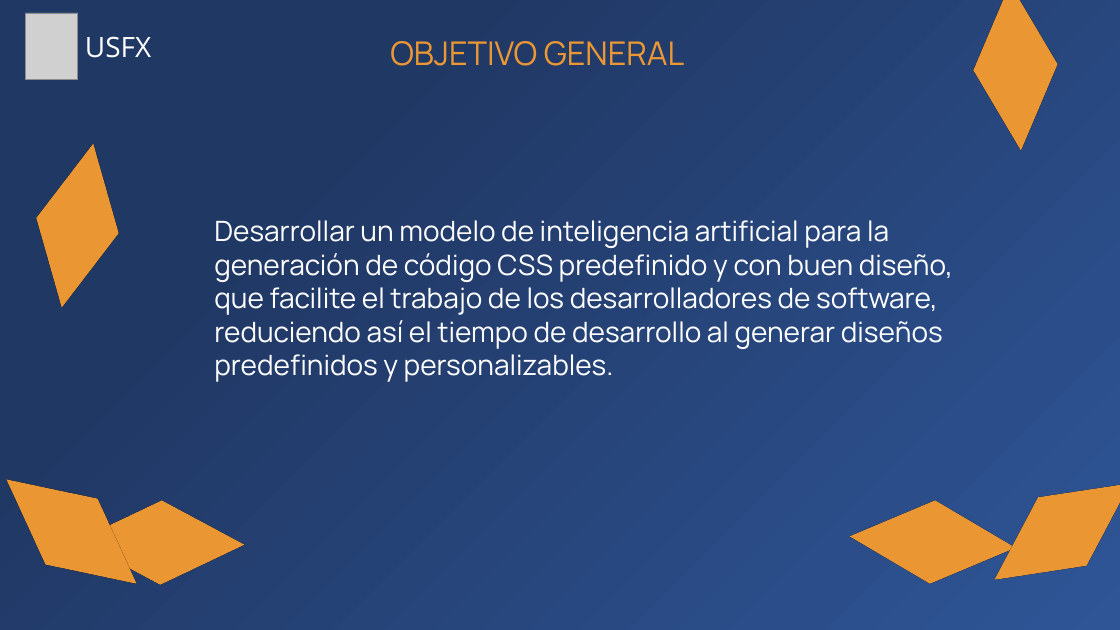
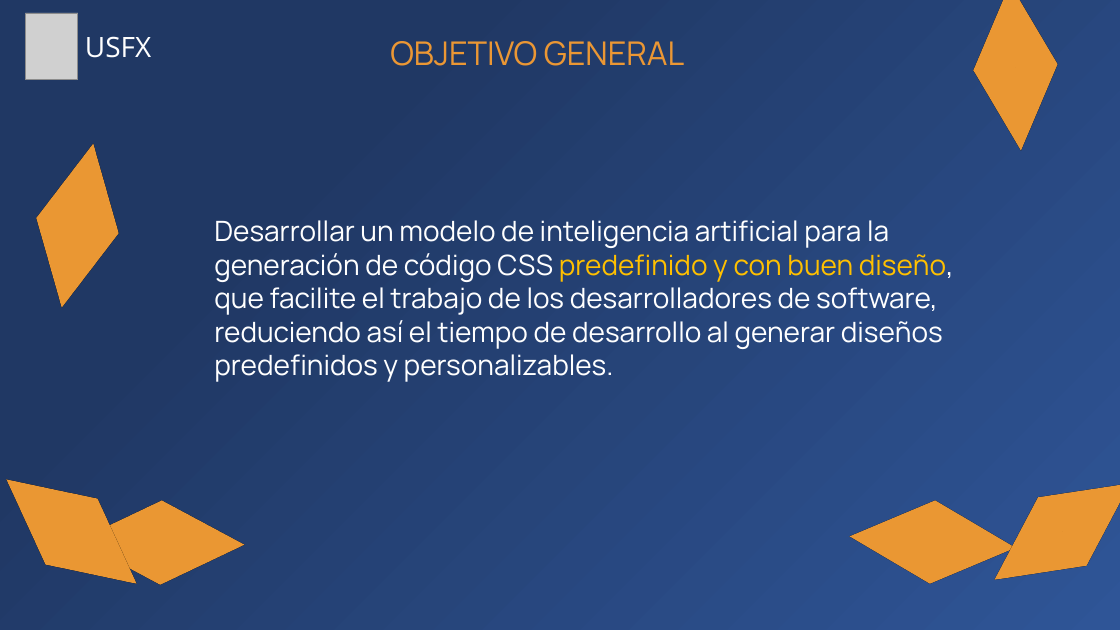
Before and after one commit to Zelechos/Generador-Css, a slide deck: slide 15 of documents/Presentación de Perfil - Modelo Generador CSS.pptx. Drawn at 1120x630 pixels with LibreOffice and Linux fonts; fonts in the diff are those of the drawing; grey boxes stand for pictures. Boxes give left, top, right and bottom in pixels: in the first picture for what was removed or moved away, otherwise in the second. Text is boxed around its words. In the diff, an @@ line names an element or a change of style, - is before the commit and + after.

```diff
--- a/documents/Presentación de Perfil - Modelo Generador CSS.pptx
+++ b/documents/Presentación de Perfil - Modelo Generador CSS.pptx
@@ text "Desarrollar un modelo de inteligencia ..." at box(214, 220, 954, 382): text colour #FFFFFF to #FFC000 in "predefinido y con buen diseño," @@
```
Also in this commit, not shown: 3 other slides changed, 1 slide added, 1 slide removed.
